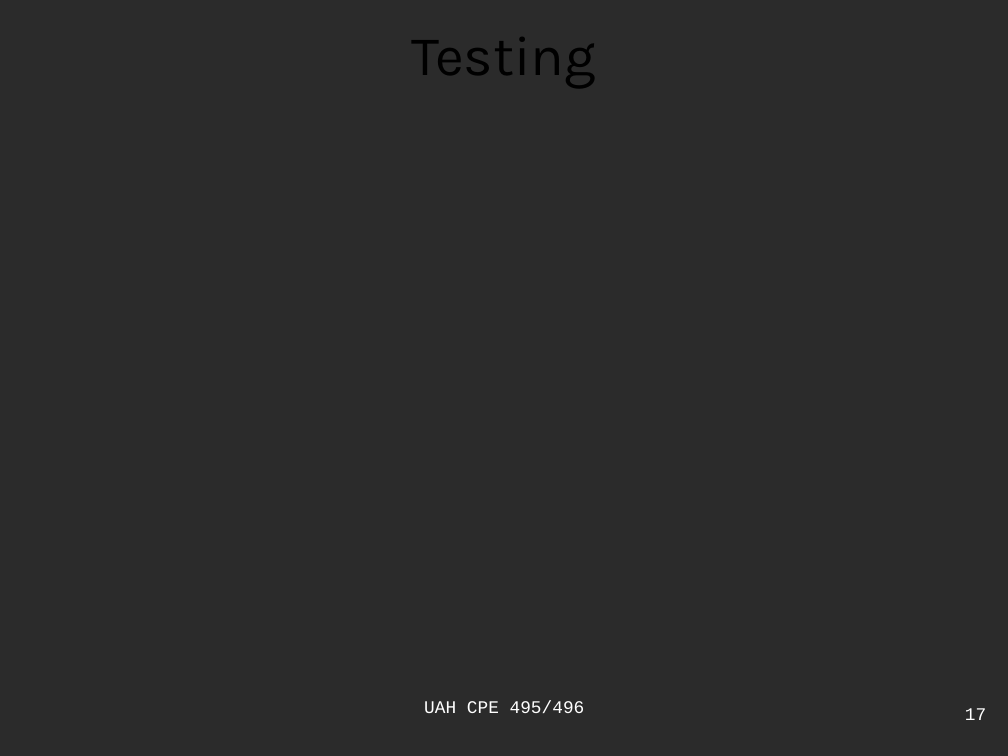
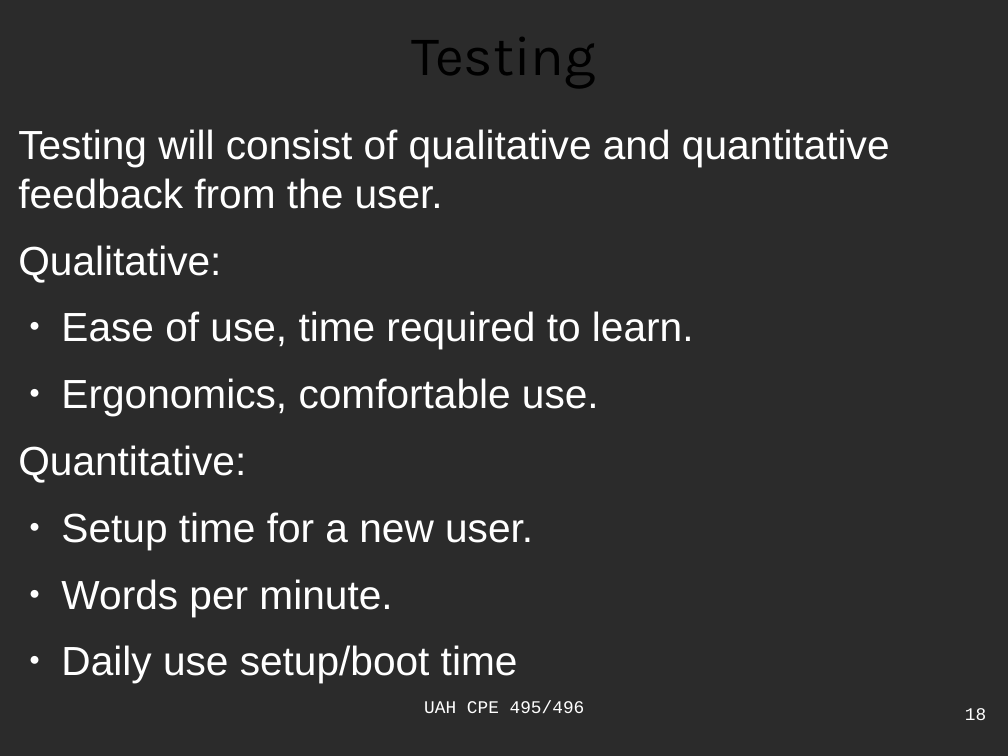
Before and after one commit to ctag/cpe495, a slide deck: slide 18 of projectProposal/presentation_bero.odp (slide 17 before the commit). Drawn at 1008x756 pixels with LibreOffice and Linux fonts; fonts in the diff are those of the drawing; background and template pictures are left out; a plain dark background stands for a picture behind light text. Boxes give left, top, right and bottom in pixels: in the first picture for what was removed or moved away, otherwise in the second. Text is boxed around its words. In the diff, an @@ line names an element or a change of style, - is before the commit and + after.

```diff
--- a/projectProposal/presentation_bero.odp
+++ b/projectProposal/presentation_bero.odp
@@ text added at (x1=18, y1=129, x2=890, y2=683), 32 pt, text #FFFFFF @@
+Testing will consist of qualitative and quantitative feedback from the user.
+Qualitative:
+● Ease of use, time required to learn.
+● Ergonomics, comfortable use.
+Quantitative:
+● Setup time for a new user.
+● Words per minute.
+● Daily use setup/boot time
@@ page number at (x1=965, y1=708, x2=986, y2=720): text changed @@
-17
+18
```
Also in this commit, not shown: 4 other slides changed, 1 slide added, 6 other files.
